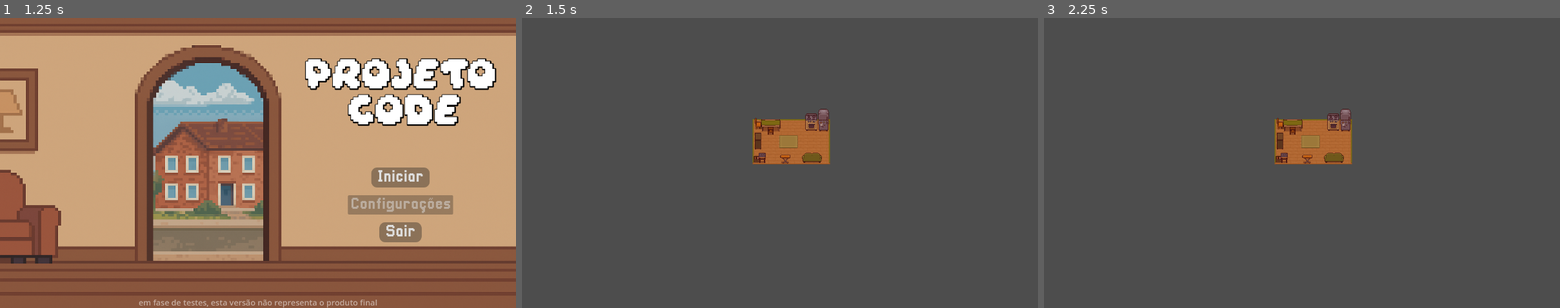
Above: before the commit, frames 1-3 (left to right).
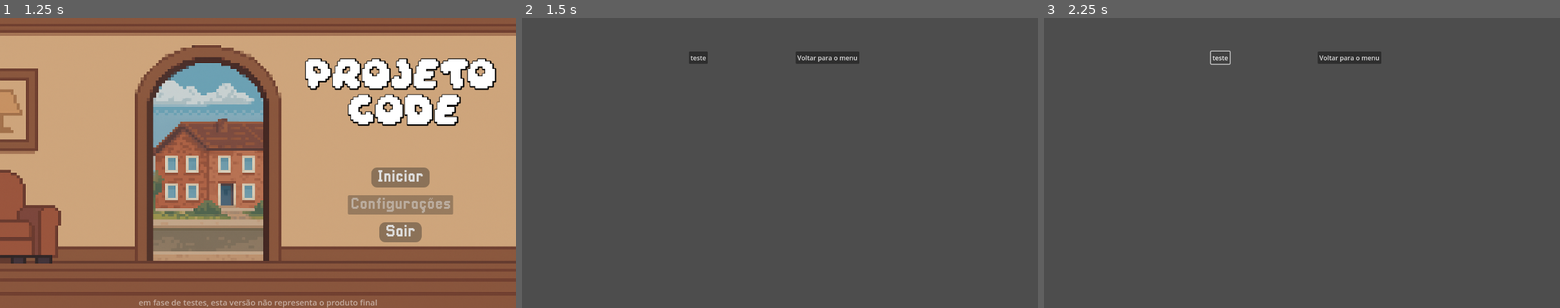
Above: after the commit, the same moments.

Repository: ggxrc/projeto-code
Game: Godot game, scene res://scenes/orquestrator/Orquestrador.tscn
Two runs of this game, one before a commit and one after it. Both use one fixed random seed, a clock stepped at 60 frames per second and the inputs below.
Inputs (mouse positions are in pixels of both pictures, inside the frame that each line leads up to):
- Up to frame 1 (1.25 s): click "Voltar para o menu" at 0.5 s
- Up to frame 2 (1.5 s): click "Iniciar" at 1.25 s
- Up to frame 3 (2.25 s): click (1219, 58) at 2 s, where only the run after the commit has a clickable "teste"

Frame 1 is identical in both runs. In frame 2, 3.1% of the frame differs, in the area x 32-66%, y 11-51%; in frame 3, 3.0%.

Commit message:
Mudanças no orquestrador
criada duas funções para esconder e transicionar cenas

Diff:
--- a/scenes/main menu/MenuPrincipal.tscn
+++ b/scenes/main menu/MenuPrincipal.tscn
@@ -4,7 +4,7 @@
 [ext_resource type="AudioStream" uid="uid://0to2fgqd3cgp" path="res://scenes/main menu/sfx/songs/ADS.mp3" id="1_qerp7"]
 [ext_resource type="FontFile" uid="uid://brl3qg5td87ra" path="res://assets/fonts/daydream_3/Daydream.ttf" id="2_5dpk2"]
 [ext_resource type="PackedScene" uid="uid://blbkia8fnrlk7" path="res://assets/interface/buttons/BotãoMenu.tscn" id="2_r2p0k"]
-[ext_resource type="Script" uid="uid://rsilvaybvcp4" path="res://scenes/main menu/code/audio_stream_player.gd" id="3_vju2w"]
+[ext_resource type="Script" uid="uid://rsilvaybvcp4" path="res://scenes/main menu/script/audio_stream_player.gd" id="3_vju2w"]
 
 [sub_resource type="LabelSettings" id="LabelSettings_r4ny2"]
 font_size = 20
--- a/scenes/orquestrator/Orquestrador.gd
+++ b/scenes/orquestrator/Orquestrador.gd
@@ -5,13 +5,30 @@
 @onready var level_selection = $LevelSelection
 @onready var prologue = $Prologue
 
+var scenes: Array
+var next_scene: Node
+
+func _ready() -> void:
+	scenes = [
+		menu_principal,
+		level_selection,
+		prologue
+	]
+
+func _hide_all_scenes() -> void:
+	for scene in scenes:
+		scene.visible = false
+
+func scene_transition(next_scene: Node) -> void:
+	_hide_all_scenes()
+	next_scene.visible = true
+	self.next_scene = next_scene
+
 func _on_voltar_menu_pressed() -> void:
-	menu_principal.visible = true
+	scene_transition(menu_principal)
 
 func _on_iniciar_pressed() -> void:
-	prologue.visible = true
-	menu_principal.visible = false
-	level_selection.visible = false
+	scene_transition(level_selection)
 
 
 func _on_sair_pressed() -> void:
--- a/scenes/orquestrator/Orquestrador.tscn
+++ b/scenes/orquestrator/Orquestrador.tscn
@@ -1,9 +1,10 @@
-[gd_scene load_steps=5 format=3 uid="uid://btos0oij5qmbx"]
+[gd_scene load_steps=6 format=3 uid="uid://btos0oij5qmbx"]
 
 [ext_resource type="Script" uid="uid://cnp0oes3tqdgi" path="res://scenes/orquestrator/Orquestrador.gd" id="1_vg7lu"]
 [ext_resource type="PackedScene" uid="uid://spucj3xk1p7h" path="res://scenes/level selection/LevelSelection.tscn" id="2_ddja5"]
 [ext_resource type="PackedScene" uid="uid://iy7ihik2nwjv" path="res://scenes/main menu/MenuPrincipal.tscn" id="3_n5i1m"]
 [ext_resource type="PackedScene" uid="uid://b56m6q8lb21x4" path="res://scenes/prologue/prologue.tscn" id="4_i3woc"]
+[ext_resource type="PackedScene" uid="uid://cpry4snt0vn2j" path="res://scenes/global/effects/transition_screen.tscn" id="5_l1is8"]
 
 [node name="Game" type="Node"]
 script = ExtResource("1_vg7lu")
@@ -14,6 +15,8 @@
 
 [node name="MenuPrincipal" parent="." instance=ExtResource("3_n5i1m")]
 
+[node name="TransitionScreen" parent="." instance=ExtResource("5_l1is8")]
+
 [connection signal="pressed" from="LevelSelection/ScrollContainer/HFlowContainer/voltar_menu" to="." method="_on_voltar_menu_pressed"]
 [connection signal="pressed" from="MenuPrincipal/VBoxContainer/Iniciar" to="." method="_on_iniciar_pressed"]
 [connection signal="pressed" from="MenuPrincipal/VBoxContainer/Sair" to="." method="_on_sair_pressed"]
Renamed: scenes/main menu/code/MenuPrincipal.gd.uid -> scenes/main menu/script/MenuPrincipal.gd.uid
Renamed: scenes/main menu/code/audio_stream_player.gd -> scenes/main menu/script/audio_stream_player.gd
Renamed: scenes/main menu/code/audio_stream_player.gd.uid -> scenes/main menu/script/audio_stream_player.gd.uid
Renamed: scenes/main menu/code/menu_principal.gd -> scenes/main menu/script/menu_principal.gd
Renamed: scenes/main menu/code/menu_principal.gd.uid -> scenes/main menu/script/menu_principal.gd.uid
